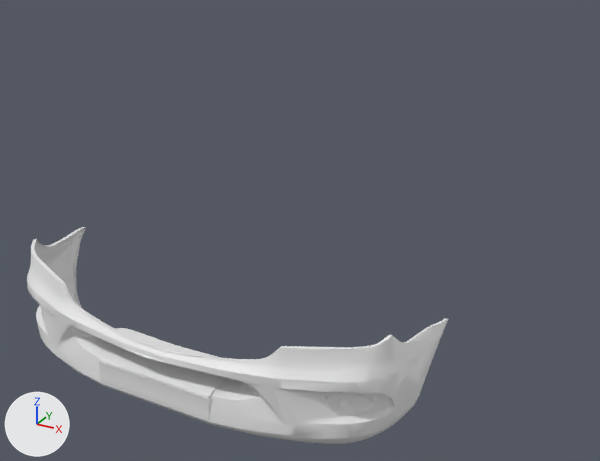
Renders of the OBJ model projects/vehicles/protos/mercedes_benz/meshes/bumper.obj from each side of a commit.
Before and after are seen from a camera (50 mm lens) standing at (1.87, -7.42, 2.15) and looking at (0.25, -4.48, 0.68). The lights are fixed; the arrows at lower left show +X, +Y and +Z. Where no turn or scale is listed for an object, it has been applied to the vertices.

Names of what the first picture shows: 'bumper'.
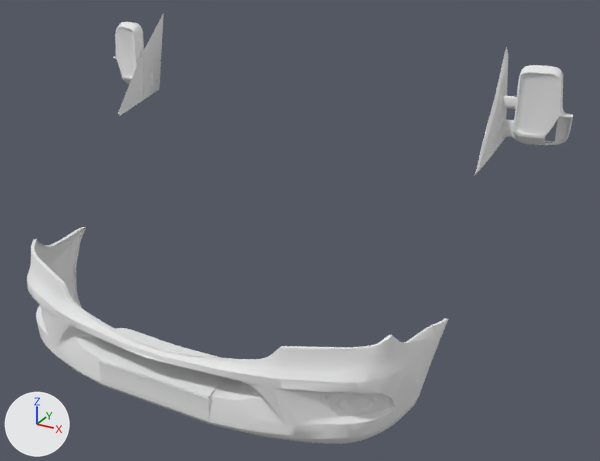
Scene script edits in JSON lines:
```json
{"op": "add", "block": "mat_default_obj_012", "code": ["mat_default_obj_012 = principled_material('Default_OBJ.012')", "mat_default_obj_012.base_color = (0.8, 0.8, 0.8)  # white #e7e7e7", "mat_default_obj_012.roughness = 1.0"]}
{"op": "add", "block": "mat_default_obj_009", "code": ["mat_default_obj_009 = principled_material('Default_OBJ.009')", "mat_default_obj_009.base_color = (0.8, 0.8, 0.8)  # white #e7e7e7", "mat_default_obj_009.roughness = 1.0"]}
{"block": "me_bumper", "where": "# used by ob_bumper; location = (0.0, 0.0, 0.0)"}
{"op": "remove", "block": "me_bumper", "code": "me_bumper.from_pydata(...)  # 6416 vertices, 12631 faces; spans x -0.96..0.98, y -5.29..-4.56, z 0.06..0.58"}
{"op": "add", "block": "me_bumper", "code": "me_bumper.from_pydata(...)  # 11064 vertices, 21522 faces; spans x -1.22..1.24, y -5.29..-3.87, z 0.06..1.44"}
{"block": "me_bumper", "change": "me_bumper part 1: a new loose piece of 1033 vertices spanning x -1.22..-0.93, y -4.0..-3.89, z 1.06..1.39, in mat_default_obj_012 (white #e7e7e7)"}
{"block": "me_bumper", "change": "me_bumper part 2: a new loose piece of 1022 vertices spanning x 0.94..1.24, y -4.0..-3.89, z 1.06..1.39, in mat_default_obj_012 (white #e7e7e7)"}
{"block": "me_bumper", "change": "me_bumper part 3: a new loose piece of 677 vertices spanning x 1.01..1.23, y -3.95..-3.87, z 1.06..1.39, in mat_default_obj_012 (white #e7e7e7)"}
{"block": "me_bumper", "change": "me_bumper part 4: a new loose piece of 440 vertices spanning x -0.95..-0.9, y -4.04..-3.87, z 1.02..1.44, in mat_default_obj_012 (white #e7e7e7)"}
{"block": "me_bumper", "change": "me_bumper part 5: a new loose piece of 438 vertices spanning x 0.92..0.97, y -4.04..-3.87, z 1.02..1.44, in mat_default_obj_012 (white #e7e7e7)"}
{"block": "me_bumper", "change": "me_bumper part 6: a new loose piece of 177 vertices spanning x -0.95..-0.92, y -4.26..-4.03, z 0.98..1.27, in mat_default_obj_012 (white #e7e7e7)"}
{"block": "me_bumper", "change": "me_bumper part 7: a new loose piece of 177 vertices spanning x 0.94..0.96, y -4.26..-4.03, z 0.98..1.27, in mat_default_obj_012 (white #e7e7e7)"}
{"op": "add", "block": "me_bumper", "code": "me_bumper.materials.append(mat_default_obj_009)  # white #e7e7e7"}
{"op": "add", "block": "me_bumper", "code": "me_bumper.materials.append(mat_default_obj_012)  # white #e7e7e7"}
```

Where the change shows, as pixel boxes [x1, y1, x2, y2] in the pictures (600 x 461 px):
```json
{"object": "bumper", "change": "reshaped", "before": [27, 227, 448, 444], "after": [27, 13, 573, 444], "on screen": "30% wider, 98% taller"}
{"part": 1, "of": "me_bumper", "change": "added", "after": [113, 22, 154, 88]}
{"part": 2, "of": "me_bumper", "change": "added", "after": [502, 65, 573, 145]}
{"part": 3, "of": "me_bumper", "change": "added", "after": [545, 107, 573, 145]}
{"part": 4, "of": "me_bumper", "change": "added", "after": [143, 13, 164, 100]}
{"part": 5, "of": "me_bumper", "change": "added", "after": [493, 47, 508, 154]}
{"part": 6, "of": "me_bumper", "change": "added", "after": [118, 53, 144, 116]}
{"part": 7, "of": "me_bumper", "change": "added", "after": [474, 97, 497, 176]}
```
